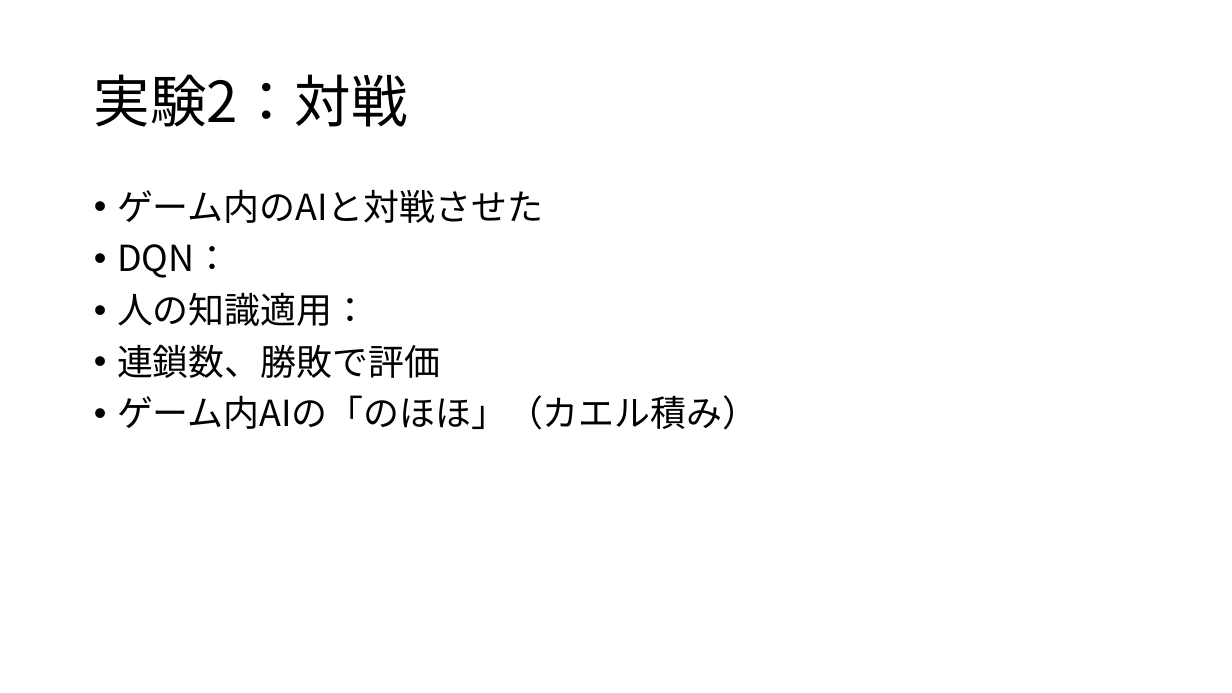
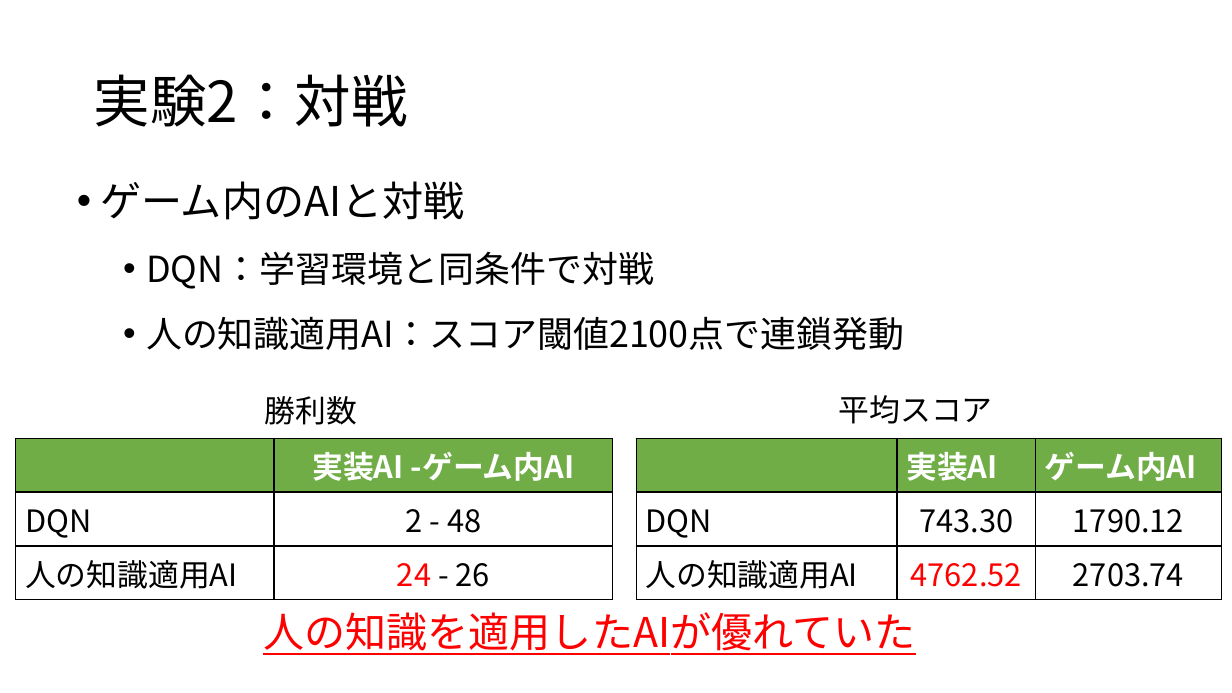
Before and after one commit to hshibasawa7/graduation-thesis, a slide deck: slide 8 of happyou/soturonHappyou.pptx (slide 10 before the commit). Drawn at 1232x693 pixels with LibreOffice and Linux fonts; fonts in the diff are those of the drawing. Boxes give left, top, right and bottom in pixels: in the first picture for what was removed or moved away, otherwise in the second. Text is boxed around its words. In the diff, an @@ line names an element or a change of style, - is before the commit and + after.

Commit message:
add pptx

```diff
--- a/happyou/soturonHappyou.pptx
+++ b/happyou/soturonHappyou.pptx
@@ text at bbox=[100, 181, 904, 350]: text changed @@
-• ゲーム内のAIと対戦させた
-• DQN：
-• 人の知識適用：
-• 連鎖数、勝敗で評価
-• ゲーム内AIの「のほほ」（カエル積み）
+• ゲーム内のAIと対戦
+  • DQN：学習環境と同条件で対戦
+  • 人の知識適用AI：スコア閾値2100点で連鎖発動
@@ text added at bbox=[265, 396, 357, 425], 24 pt, text #000000 @@
+勝利数
@@ text added at bbox=[839, 395, 993, 424], 24 pt, text #000000 @@
+平均スコア
@@ table added at bbox=[16, 438, 613, 593], 3 rows, 2 columns @@
+ | 実装AI -ゲーム内AI
+DQN | 2 - 48
+人の知識適用AI | 24 - 26
@@ table added at bbox=[637, 438, 1222, 593], 3 rows, 3 columns @@
+ | 実装AI | ゲーム内AI
+DQN | 743.30 | 1790.12
+人の知識適用AI | 4762.52 | 2703.74
@@ text added at bbox=[263, 612, 915, 655], 32 pt, text #FF0000, underline @@
+人の知識を適用したAIが優れていた
```
Also in this commit, not shown: 7 other slides changed, 3 slides added, 5 slides removed, 3 other files.
